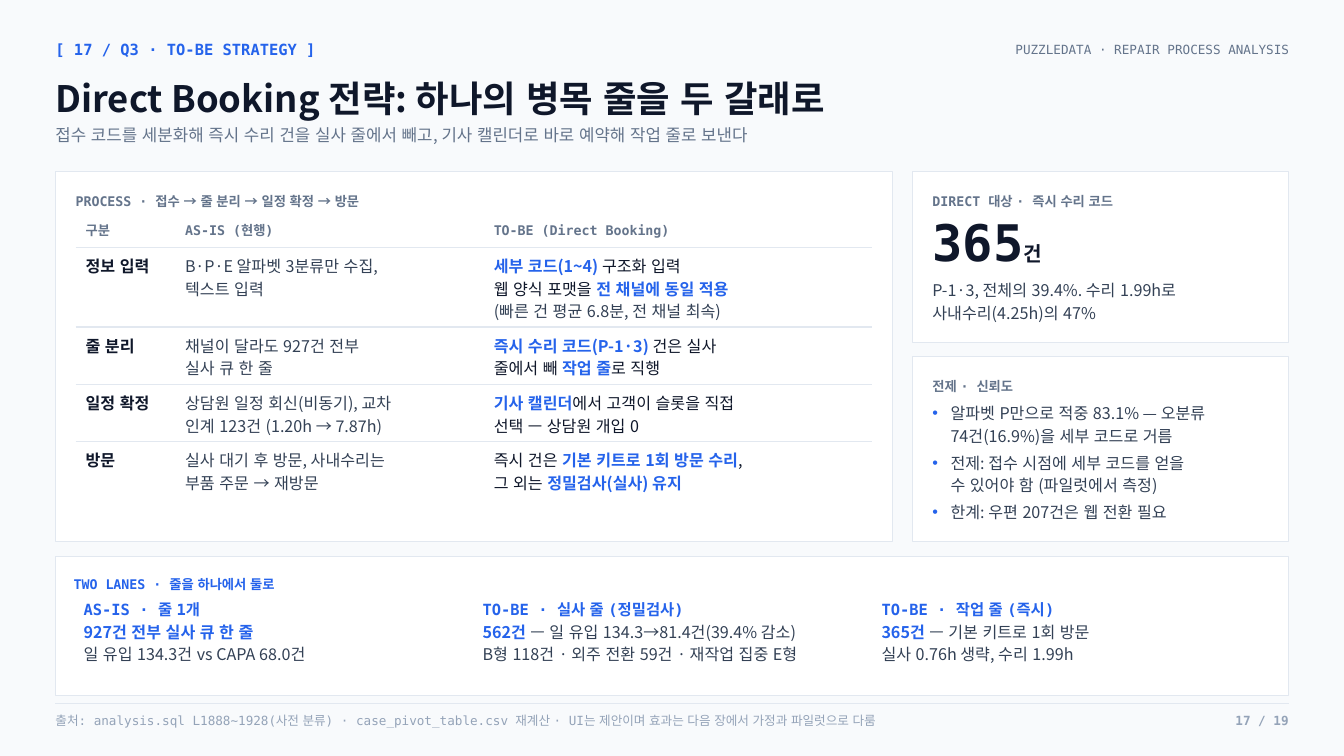
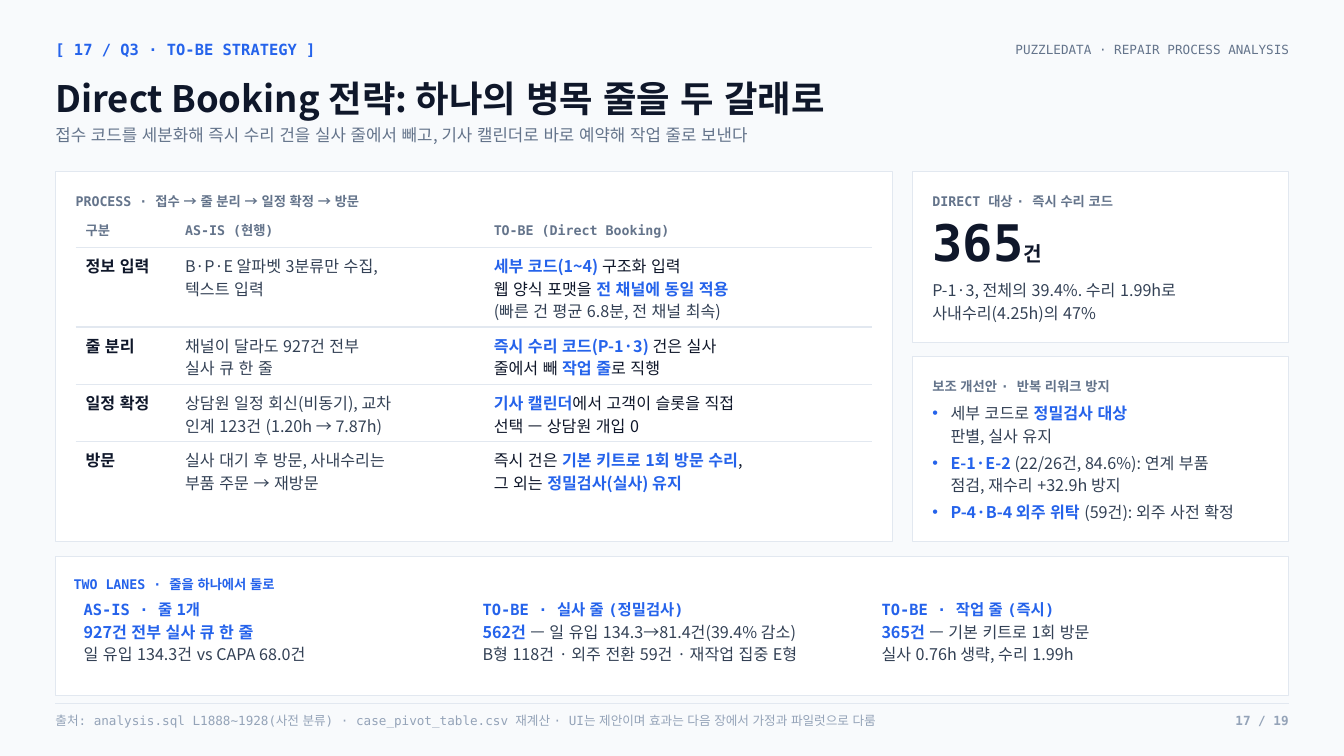
Before and after one commit to nus1245/puzzle_data, a slide deck: slide 17 of outputs/pptx/puzzledata_repair_report.pptx. Drawn at 1344x756 pixels with LibreOffice and Linux fonts; fonts in the diff are those of the drawing. Boxes give left, top, right and bottom in pixels: in the first picture for what was removed or moved away, otherwise in the second. Text is boxed around its words. In the diff, an @@ line names an element or a change of style, - is before the commit and + after.

```diff
--- a/outputs/pptx/puzzledata_repair_report.pptx
+++ b/outputs/pptx/puzzledata_repair_report.pptx
@@ text at (932,380,1109,392): text changed @@
-전제 · 신뢰도
+보조 개선안 · 반복 리워크 방지
@@ text at (951,405,1234,521): text changed @@
-• 알파벳 P만으로 적중 83.1% — 오분류
-  74건(16.9%)을 세부 코드로 거름
-• 전제: 접수 시점에 세부 코드를 얻을
-  수 있어야 함 (파일럿에서 측정)
-• 한계: 우편 207건은 웹 전환 필요
+• 세부 코드로 정밀검사 대상
+  판별, 실사 유지
+• E-1·E-2 (22/26건, 84.6%): 연계 부품
+  점검, 재수리 +32.9h 방지
+• P-4·B-4 외주 위탁 (59건): 외주 사전 확정
```
Also in this commit, not shown: 6 other files.
